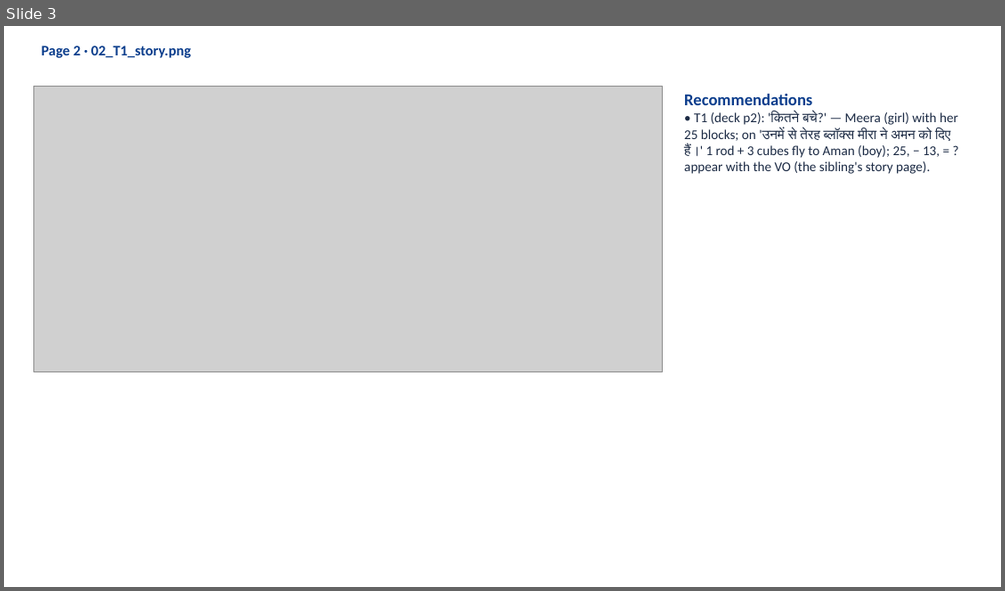
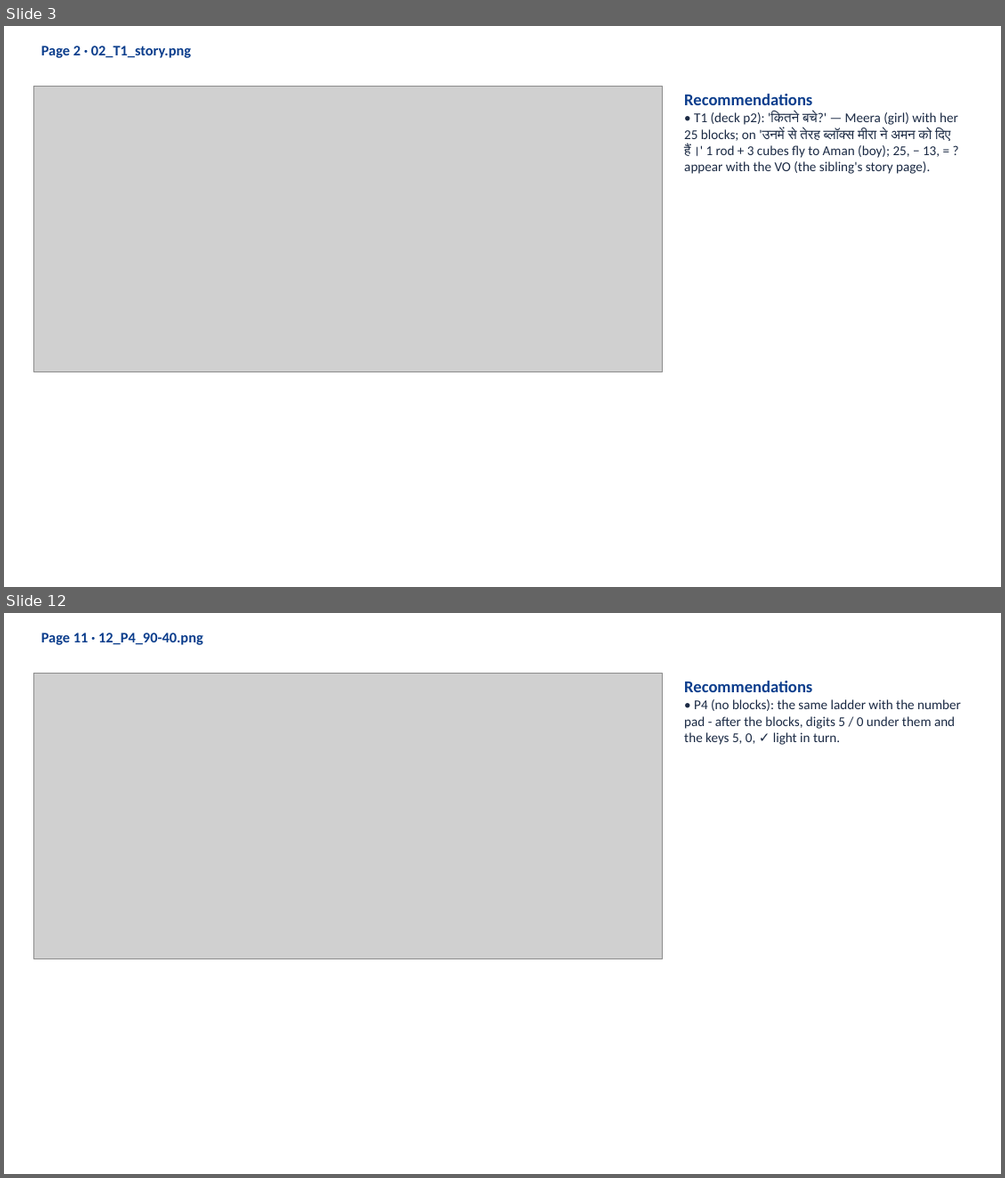
Before and after one commit to CodeWithPiyush0/MTG2A01_L04_S01-File6-, a slide deck: MTG2A01_L04_S01_build_v2_review.pptx. Shown one above the other, each under a label of ours: slide 3 before the commit, slides 3 and 12 after it; the slides between them are not shown. The pictures are 1005x591 and 1005x1178 pixels, drawn with LibreOffice and Linux fonts; fonts in the diff are those of the drawing; grey boxes stand for pictures. Boxes give left, top, right and bottom in pixels: in the first picture for what was removed or moved away, otherwise in the second. Text is boxed around its words. In the diff, an @@ line names an element or a change of style, - is before the commit and + after.

```diff
--- a/MTG2A01_L04_S01_build_v2_review.pptx
+++ b/MTG2A01_L04_S01_build_v2_review.pptx
@@ slide 12 added at bbox=[4, 613, 1001, 1174], background #FFFFFF @@
@@ text added at bbox=[41, 633, 203, 645], 14 pt, text #0B3D8C, bold @@
+Page 11 · 12_P4_90-40.png
@@ picture added at bbox=[34, 673, 662, 958] @@
@@ text added at bbox=[684, 681, 961, 745], 13 pt, text #1B2A44 @@
+Recommendations
+• P4 (no blocks): the same ladder with the number pad - after the blocks, digits 5 / 0 under them and the keys 5, 0, ✓ light in turn.
```
Also in this commit, not shown: 9 slides changed, 2 slides removed, 21 other files.
